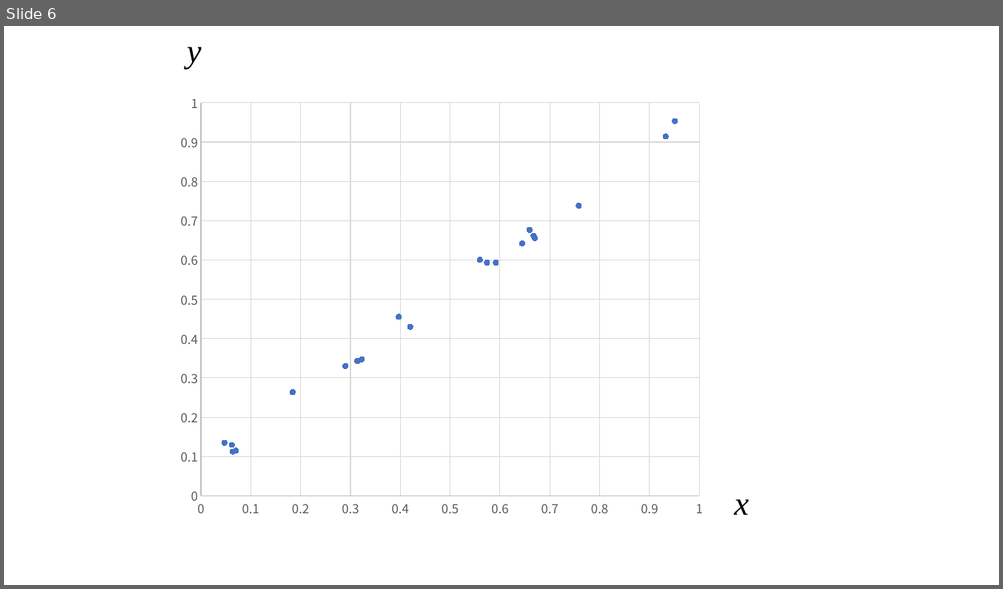
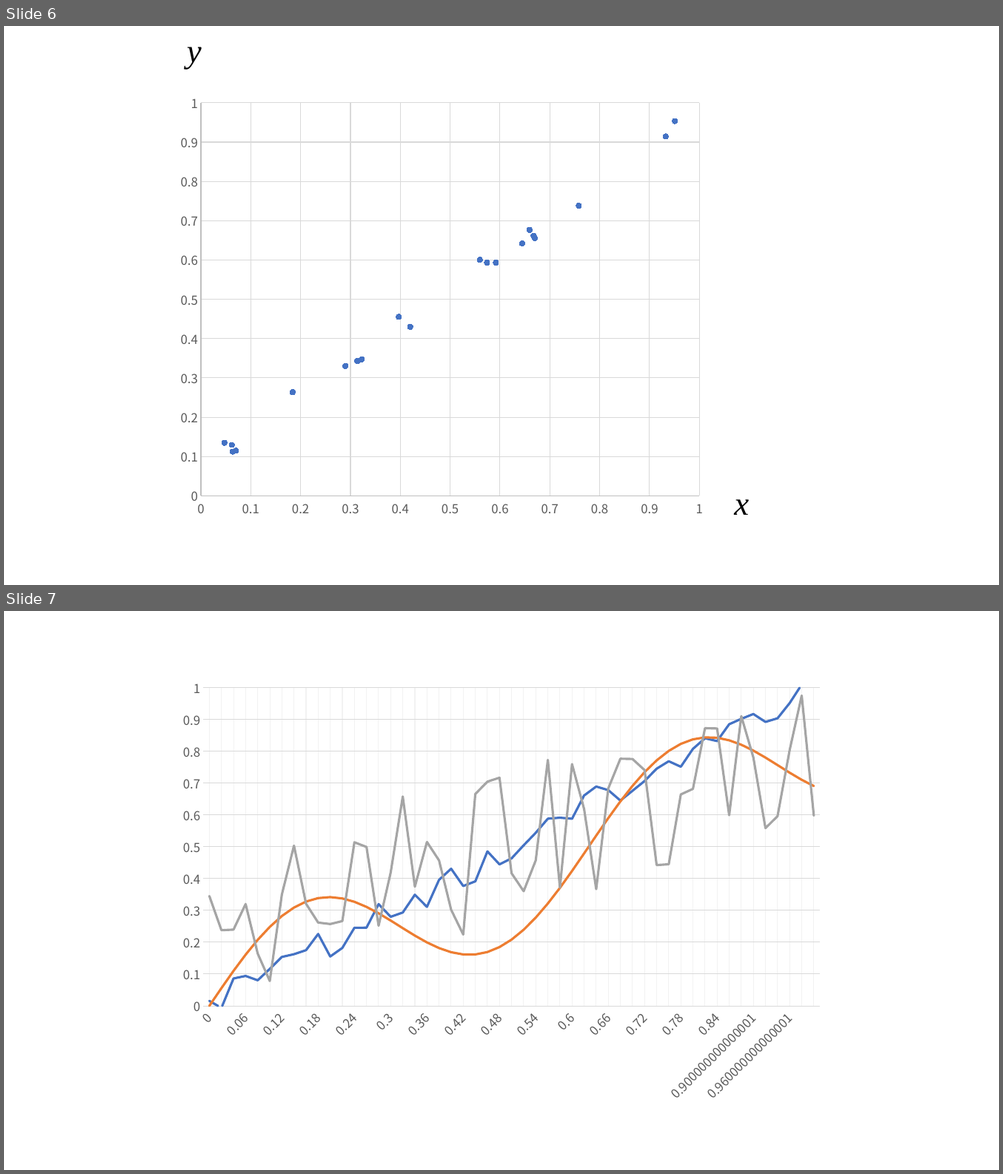
Before and after one commit to ItaruKaneko/lecture_twuc_ds1, a slide deck: image_src/ref_un_prob_5.pptx. Shown one above the other, each under a label of ours: slide 6 before the commit, slides 6 and 7 after it. The pictures are 1003x589 and 1003x1174 pixels, drawn with LibreOffice and Linux fonts; fonts in the diff are those of the drawing. Boxes give left, top, right and bottom in pixels: in the first picture for what was removed or moved away, otherwise in the second. Text is boxed around its words. In the diff, an @@ line names an element or a change of style, - is before the commit and + after.

```diff
--- a/image_src/ref_un_prob_5.pptx
+++ b/image_src/ref_un_prob_5.pptx
@@ slide 7 added at (4,611,999,1170), background #FFFFFF @@
@@ line chart added at (170,670,833,1113) @@
+categories: 0, 0.02, 0.04, 0.06, 0.08, 0.1, 0.12000000000000001, 0.14000000000000001, 0.16, 0.18, 0.19999999999999998, 0.21999999999999997, 0.23999999999999996, 0.25999999999999995, 0.27999999999999997, 0.3, 0.32, 0.34, 0.36000000000000004, 0.38000000000000006, 0.40000000000000008, 0.4200000000000001, 0.44000000000000011, 0.46000000000000013, 0.48000000000000015, 0.50000000000000011, 0.52000000000000013, 0.54000000000000015, 0.56000000000000016, 0.58000000000000018, 0.6000000000000002, 0.62000000000000022, 0.64000000000000024, 0.66000000000000025, 0.68000000000000027, 0.70000000000000029, 0.72000000000000031, 0.74000000000000032, 0.76000000000000034, 0.78000000000000036, 0.80000000000000038, 0.8200000000000004, 0.84000000000000041, 0.86000000000000043, 0.88000000000000045, 0.90000000000000047, 0.92000000000000048, 0.9400000000000005, 0.96000000000000052, 0.98000000000000054, 1.0000000000000004
+Series 1: 0.02, -0.01, 0.09, 0.09, 0.08, 0.12, 0.15, 0.16, 0.18, 0.23, 0.16, 0.18, 0.25, 0.25, 0.32, 0.28, 0.29, 0.35, 0.31, 0.4, 0.43, 0.38, 0.39, 0.49, 0.44, 0.46, 0.5, 0.54, 0.59, 0.59, 0.59, 0.66, 0.69, 0.68, 0.65, 0.68, 0.71, 0.75, 0.77, 0.75, 0.81, 0.84, 0.83, 0.89, 0.9, 0.92, 0.89, 0.9, 0.95, 1.01, 1.04
+Series 2: 0, 0.06, 0.11, 0.16, 0.21, 0.25, 0.28, 0.31, 0.33, 0.34, 0.34, 0.34, 0.33, 0.31, 0.29, 0.27, 0.24, 0.22, 0.2, 0.18, 0.17, 0.16, 0.16, 0.17, 0.18, 0.21, 0.24, 0.28, 0.32, 0.37, 0.42, 0.48, 0.54, 0.59, 0.64, 0.69, 0.73, 0.77, 0.8, 0.82, 0.84, 0.84, 0.84, 0.83, 0.82, 0.8, 0.78, 0.76, 0.73, 0.71, 0.69
+Series 3: 0.35, 0.24, 0.24, 0.32, 0.16, 0.08, 0.35, 0.5, 0.32, 0.26, 0.26, 0.27, 0.51, 0.5, 0.25, 0.42, 0.66, 0.37, 0.52, 0.46, 0.3, 0.22, 0.67, 0.7, 0.72, 0.42, 0.36, 0.46, 0.77, 0.37, 0.76, 0.62, 0.37, 0.68, 0.78, 0.78, 0.74, 0.44, 0.45, 0.66, 0.68, 0.87, 0.87, 0.6, 0.91, 0.78, 0.56, 0.6, 0.8, 0.98, 0.6
```
Also in this commit, not shown: 3 other files.
